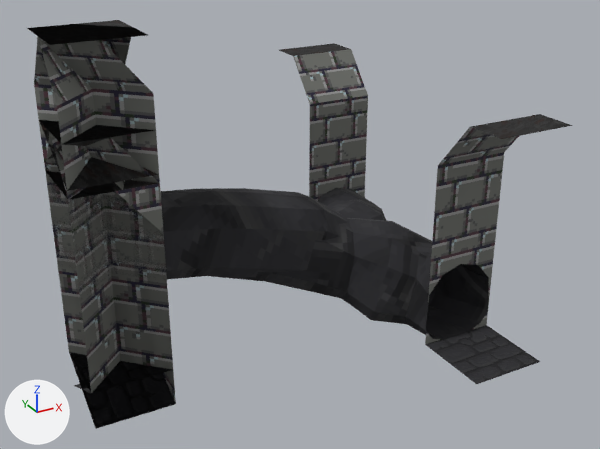
The glTF model objetos glb/wall-chunks.glb, before and after one commit.
Before and after are seen from a 50 mm lens placed at (-2.26, -8.67, 5.63), pointed at (2.33, -0.33, 1.46). Arrows for +X, +Y and +Z are at lower left; the lights stay in place. The picture after the commit comes second. Where no turn or scale is listed for an object, it has been applied to the vertices.

The older version as bpy lines, for what is in view:
```python
me_plano_007 = bpy.data.meshes.new('Plano.007')
me_plano_007.from_pydata(...)  # 10 vertices, 8 faces; spans x -0.5..0.5, y -0.5..0.5, z -0.5..3.0
# faces by material slot: [4, 2, 2]
me_plano_007.materials.append(mat_paredes)  # picture img_walldungeon_completo
me_plano_007.materials.append(mat_suelo)
me_plano_007.materials.append(mat_techo)  # picture img_jaulatortura_textura_antorcha
me_plano_015 = bpy.data.meshes.new('Plano.015')
me_plano_015.from_pydata(...)  # 127 vertices, 210 faces; spans x -0.5..4.51, y -2.5..0.55, z -0.06..3.0
# faces by material slot: [32, 174, 4]
me_plano_015.materials.append(mat_paredes)  # picture img_walldungeon_completo
me_plano_015.materials.append(mat_suelo)
me_plano_015.materials.append(mat_techo)  # picture img_jaulatortura_textura_antorcha
me_plano_020 = bpy.data.meshes.new('Plano.020')
me_plano_020.from_pydata(...)  # 10 vertices, 8 faces; spans x -0.5..0.5, y -1.5..-0.5, z 0.0..4.0
# faces by material slot: [6, 1, 1]
me_plano_020.materials.append(mat_paredes)  # picture img_walldungeon_completo
me_plano_020.materials.append(mat_suelo)
me_plano_020.materials.append(mat_techo)  # picture img_jaulatortura_textura_antorcha
ob_diagonal_2_alta_col = bpy.data.objects.new('diagonal_2-alta-col', me_plano_020)
ob_diagonal_2_alta_col.location = (0.0, 1.0, 0.0)
ob_wall_agujero_col = bpy.data.objects.new('wall-agujero-col', me_plano_015)
ob_wall_agujero_col.location = (0.0, 0.0, 0.0)
ob_wall_inclinada_col = bpy.data.objects.new('wall_inclinada-col', me_plano_007)
ob_wall_inclinada_col.location = (0.0, 0.0, 0.0)
# also in view: 'ground-alta-col' at (0.0, 0.0, 2.0); 'wall-alta-col' at (0.0, 0.0, 2.0); 'wall-agujero-mirror-col' at (2.0, 0.98, 1.47); 'diagonal_1-col' at (0.0, 0.0, 1.5); 'diagonal_1-alta-col' at (0.0, 0.0, 2.0)
```
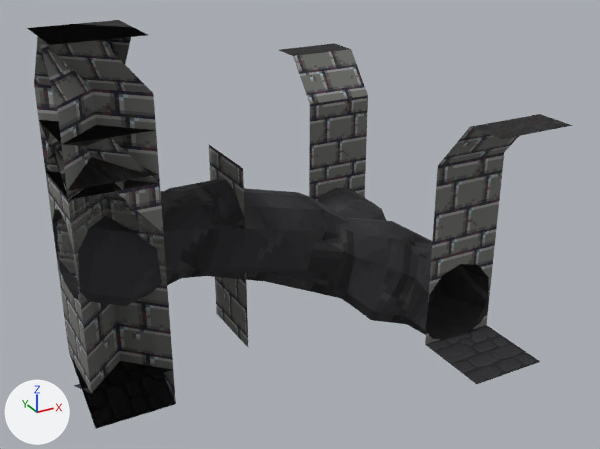
The change, as a diff of the scene's bpy script:
```diff
--- a/objetos glb/wall-chunks.glb.py
+++ b/objetos glb/wall-chunks.glb.py
@@ me_plano_025 @@
+me_plano_025.from_pydata(...)  # 56 vertices, 104 faces; spans x -0.5..1.5, y -0.5..0.5, z 0.0..2.4
+# faces by material slot: [32, 72]
+me_plano_025.materials.append(mat_paredes)  # picture img_walldungeon_completo
+me_plano_025.materials.append(mat_suelo)
@@ ob_wall_agujero_corto_col @@
+ob_wall_agujero_corto_col = bpy.data.objects.new('wall-agujero-corto-col', me_plano_025)
+ob_wall_agujero_corto_col.location = (0.0, 0.0, 0.0)
```

Pixel boxes [x1, y1, x2, y2] of what changed, in the pictures (600 x 449 px):
'wall-agujero-corto-col', added
    after: [45, 145, 248, 392]
    faces in mat_suelo: [53, 179, 243, 306]
    faces in mat_paredes (picture img_walldungeon_completo): [45, 145, 248, 392]
